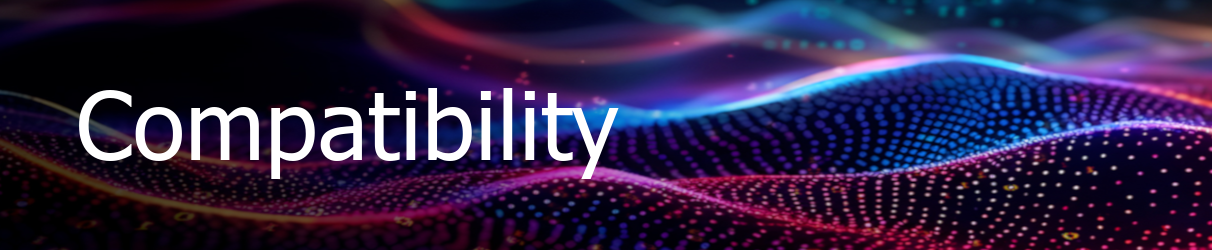
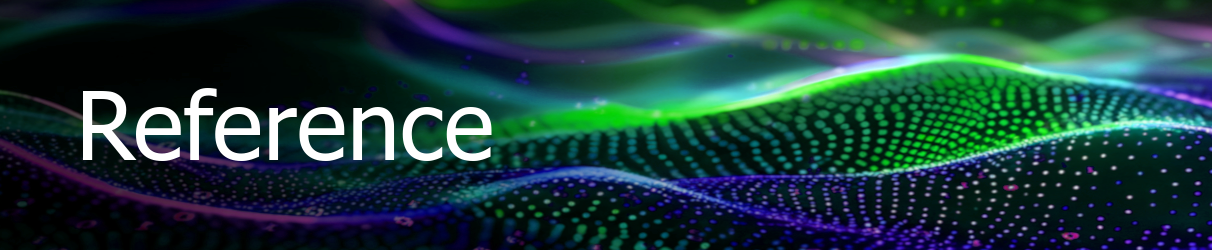
Layered file, before and after one edit (1212 x 250). Changes by layer:
renamed "Compatibility" to "Reference", painted on it over [79, 88, 619, 179]
painted on "banner-installation.png" over [0, 0, 1212, 250]
